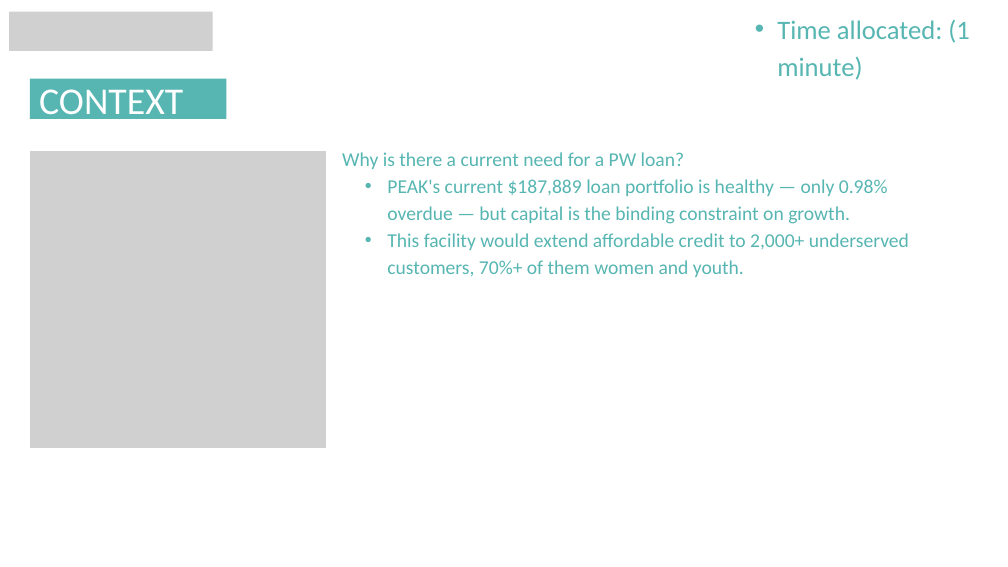
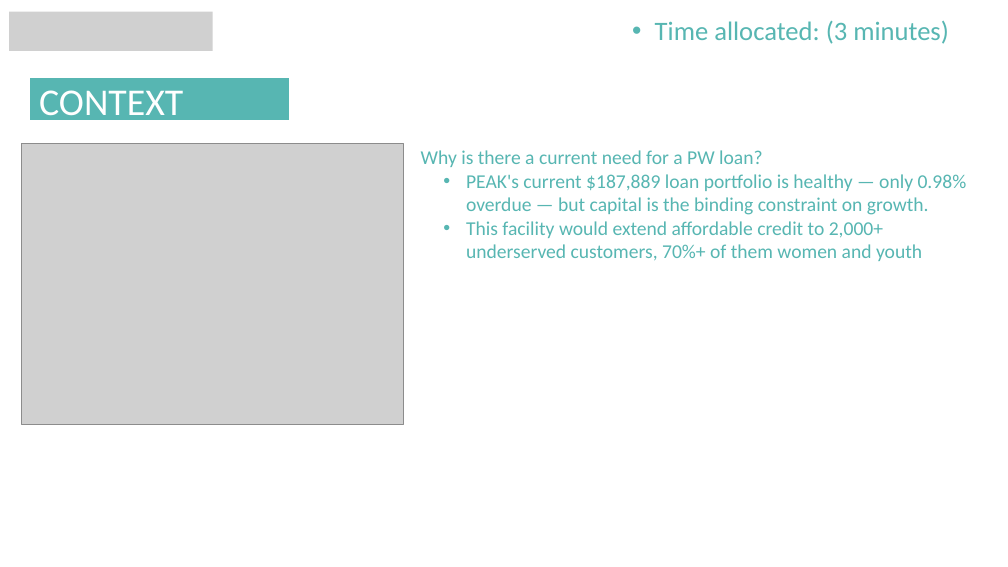
Before and after one commit to jakoyere-collab/NGO-Opportunities, a slide deck: slide 2 of deliverables/PEAK_Formal_Loan_Application_Presentation.pptx. Drawn at 1008x567 pixels with LibreOffice and Linux fonts; fonts in the diff are those of the drawing; grey boxes stand for pictures. Boxes give left, top, right and bottom in pixels: in the first picture for what was removed or moved away, otherwise in the second. Text is boxed around its words. In the diff, an @@ line names an element or a change of style, - is before the commit and + after.

```diff
--- a/deliverables/PEAK_Formal_Loan_Application_Presentation.pptx
+++ b/deliverables/PEAK_Formal_Loan_Application_Presentation.pptx
@@ text at (655, 21, 949, 44): text changed @@
-  • Time allocated: (1 minute)
+  • Time allocated: (3 minutes)
@@ freeform shape: place and size @@
-freeform shape at (30, 79, 166, 119)
+freeform shape at (30, 78, 289, 120)
@@ rectangle removed at (30, 79, 226, 119) @@
@@ picture: place and size @@
-picture at (30, 151, 327, 448)
+picture at (22, 144, 404, 424)
@@ text "Why is there a current ...": place and size @@
-text "Why is there a current ..." at (342, 152, 909, 277)
+text "Why is there a current ..." at (421, 150, 967, 261)
@@ text at (421, 150, 967, 215): line spacing 1.15 to 1; list level 2 to 1 in "PEAK's current $187,889 loan portfolio ..." @@
@@ text at (466, 221, 922, 261): text changed @@
-  • This facility would extend affordable credit to 2,000+ underserved customers, 70%+ of them women and youth.
+• This facility would extend affordable credit to 2,000+ underserved customers, 70%+ of them women and youth
```
Also in this commit, not shown: 10 other slides changed, 1 slide added, 5 slides removed.
